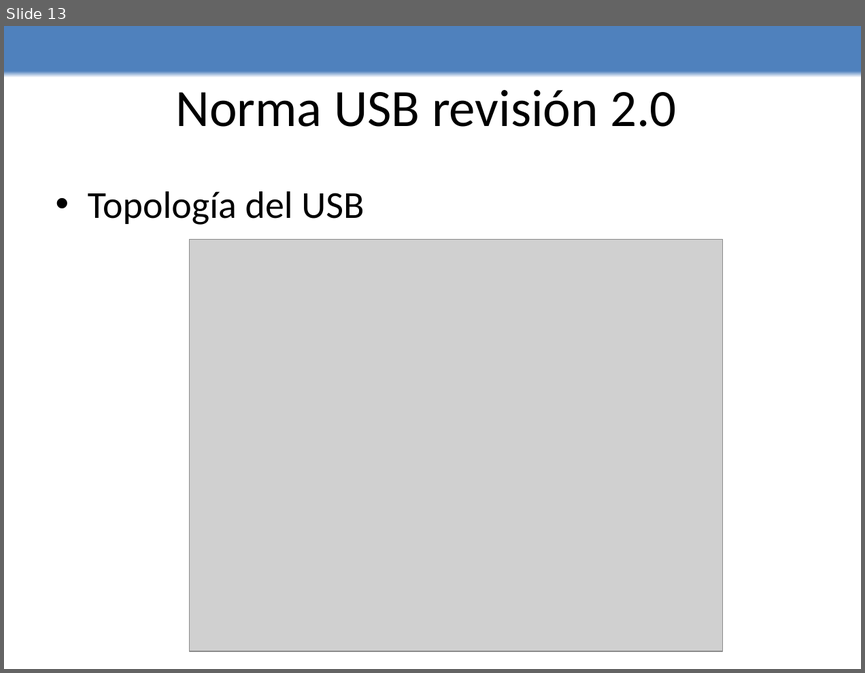
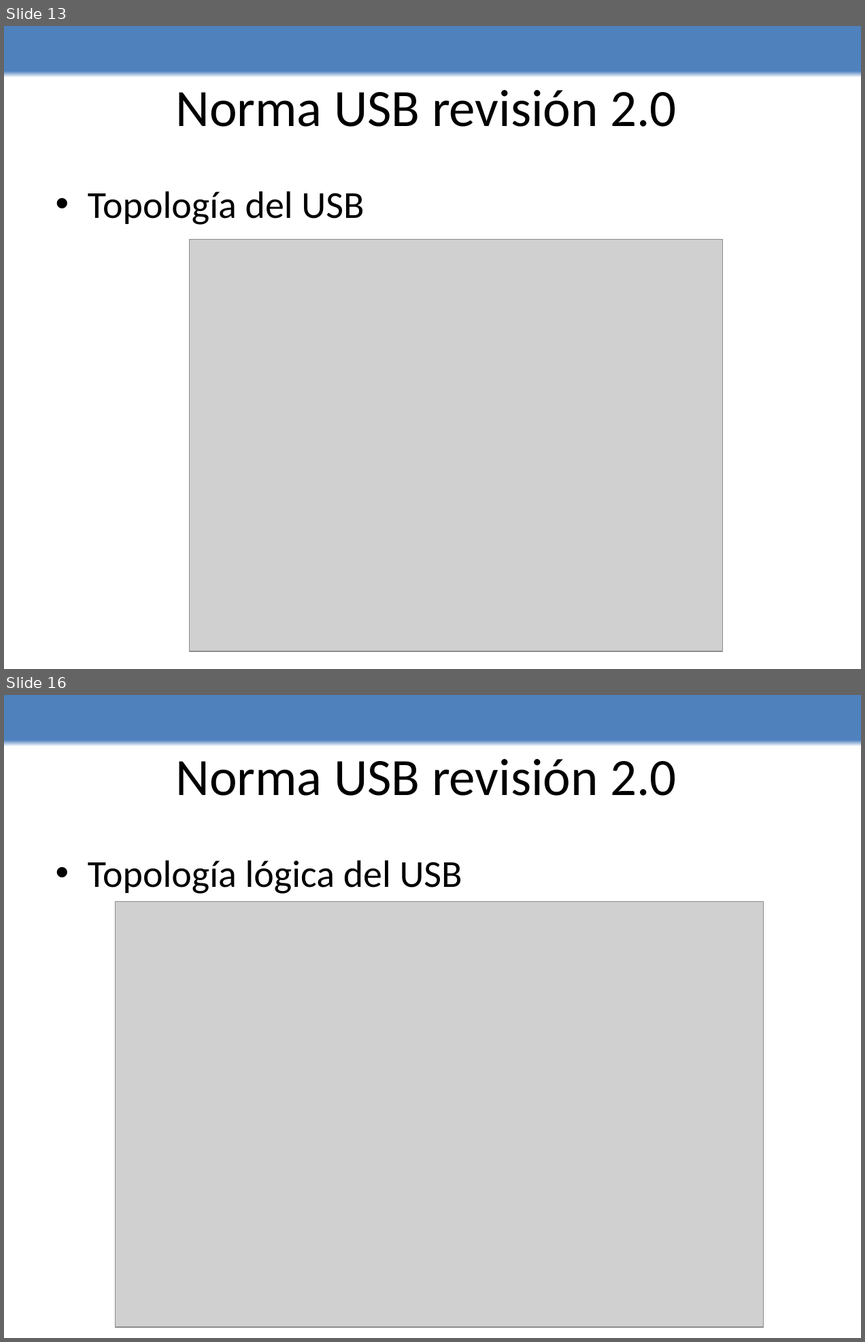
Before and after one commit to edwin0790/lechuzing, a slide deck: Presentacion/presentacion.pptx. Shown one above the other, each under a label of ours: slide 13 before the commit, slides 13 and 16 after it; the slides between them are not shown. The pictures are 865x673 and 865x1342 pixels, drawn with LibreOffice and Linux fonts; fonts in the diff are those of the drawing; grey boxes stand for pictures. Boxes give left, top, right and bottom in pixels: in the first picture for what was removed or moved away, otherwise in the second. Text is boxed around its words. In the diff, an @@ line names an element or a change of style, - is before the commit and + after.

```diff
--- a/Presentacion/presentacion.pptx
+++ b/Presentacion/presentacion.pptx
@@ slide 16 added at [4,695,861,1338], background gradient #FFFFFF to #4F81BD @@
@@ title added at [175,759,676,796], 44 pt, text #000000 @@
+Norma USB revisión 2.0
@@ text added at [88,860,462,894], 32 pt, text #000000 @@
+• Topología lógica del USB
@@ picture added at [116,902,763,1327] @@
```
Also in this commit, not shown: 1 slide changed, 5 other slides added.
